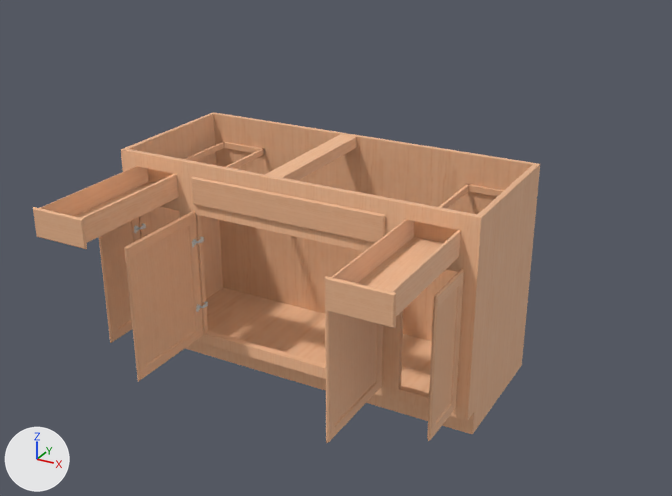
An edit to the glTF model TableAnimated.glb, drawn before and after from the same camera.
Both versions are drawn from a 50 mm camera at (0.856, -1.509, 1.01) aimed at (0.065, -0.071, 0.291). The axes (+X, +Y, +Z) are drawn at lower left. The lights are the same throughout.
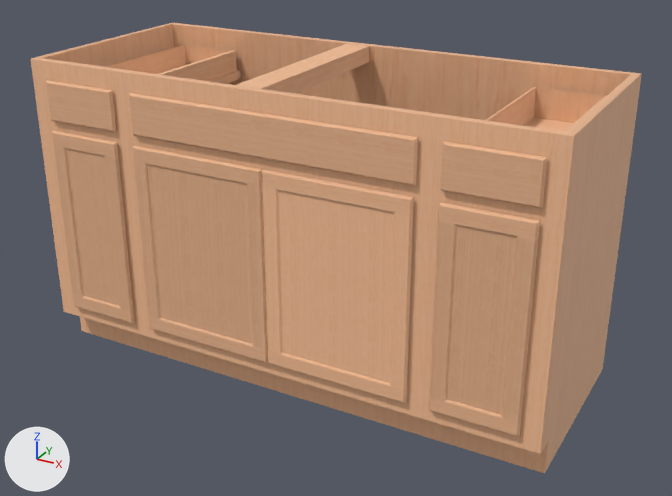
Commit message: table model size reduced

Not drawn themselves, but carrying or shaping drawn objects: ob_table_1, ob_desk_1_2, ob_desk_2_3, ob_door_2_5, ob_door_3_6, ob_door_4_7, ob_door_1_8.

The change, as a diff of the scene's bpy script:
```diff
--- a/TableAnimated.glb.py
+++ b/TableAnimated.glb.py
@@ ob_table_1 @@
 ob_table_1 = bpy.data.objects.new('Table.1', None)
-ob_table_1.location = (-0.0000972, 0.157, 0.0116)
-ob_table_1.scale = (0.005, 0.005, 0.005)
+ob_table_1.location = (-0.000136, 0.22, 0.0162)
+ob_table_1.scale = (0.007, 0.007, 0.007)
@@ ob_desk_1_2 @@
 ob_desk_1_2.parent = ob_table_1
-ob_desk_1_2.location = (0.0, -53.04, 0.0)
+ob_desk_1_2.location = (0.0, -0.00498, 0.0)
@@ ob_desk_2_3 @@
 ob_desk_2_3.parent = ob_table_1
-ob_desk_2_3.location = (0.0, -53.04, 0.0)
+ob_desk_2_3.location = (0.0, -0.00498, 0.0)
@@ ob_door_2_5 @@
 ob_door_2_5.parent = ob_table_1
-ob_door_2_5.location = (21.8, -103.2, 0.0)
-ob_door_2_5.rotation_euler = (0.0, 0.0, -1.571)  # degrees (0, 0, -90)
+ob_door_2_5.location = (0.00922, -0.00601, 0.0)
@@ ob_door_3_6 @@
 ob_door_3_6.parent = ob_table_1
-ob_door_3_6.location = (-21.76, -103.1, 0.0)
-ob_door_3_6.rotation_euler = (0.0, 0.0, 1.571)  # degrees (0, 0, 90)
+ob_door_3_6.location = (-0.00922, -0.00601, 0.0)
@@ ob_door_4_7 @@
 ob_door_4_7.parent = ob_table_1
-ob_door_4_7.location = (8.035, -133.0, 0.0)
-ob_door_4_7.rotation_euler = (0.0, 0.0, 1.571)  # degrees (0, 0, 90)
+ob_door_4_7.location = (-0.00922, -0.0104, 0.0)
@@ ob_door_1_8 @@
 ob_door_1_8.parent = ob_table_1
-ob_door_1_8.location = (-7.298, -132.3, 0.0)
-ob_door_1_8.rotation_euler = (0.0, 0.0, -1.571)  # degrees (0, 0, -90)
+ob_door_1_8.location = (0.00922, -0.0103, 0.0)
```

Pixel boxes (x1, y1, x2, y2) of what changed, in the pictures (672 x 496 px):
'Mesh_2', moved, rescaled (46% wider, 40% taller): before (121, 112, 540, 434); after (30, 23, 642, 473)
'Mesh_4', moved, rescaled, turned: before (325, 311, 383, 443); after (262, 169, 414, 403)
'Mesh_3', moved, rescaled, turned: before (125, 211, 203, 381); after (133, 146, 268, 363)
'Mesh_5', moved, rescaled, turned: before (427, 269, 464, 441); after (429, 202, 540, 437)
'Mesh_7', moved, rescaled (49% wider, 38% taller): before (192, 176, 385, 243); after (129, 93, 418, 186)
'Mesh_1', moved, rescaled (21% wider, 13% taller): before (325, 220, 461, 328); after (441, 87, 606, 209)
'Mesh_0', moved, rescaled (31% wider): before (33, 166, 179, 249); after (46, 45, 237, 132)
'Mesh_6', moved, rescaled, turned: before (99, 217, 140, 343); after (52, 130, 135, 324)
